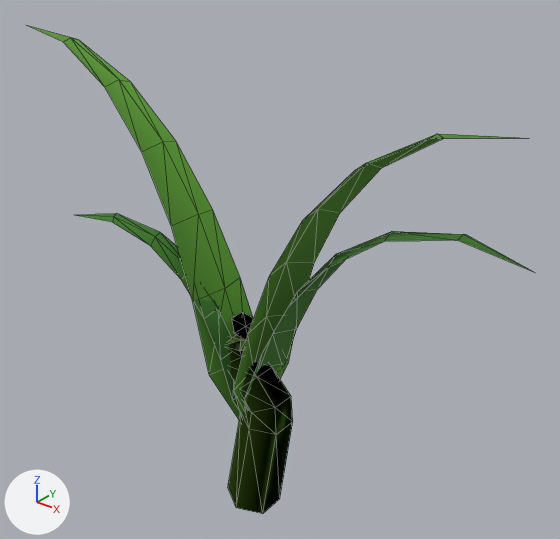
Before and after pictures for a commit that changed the OBJ model Assets/Resources/Models/Crops/Corn_1.obj.
One viewpoint serves both versions: a camera (50 mm lens) standing at (0.188, -0.215, 0.216) and looking at (0.003, 0.016, 0.073). Arrows for +X, +Y and +Z are at lower left; the lights stay in place. The older version comes first. Mesh edges are drawn as thin lines. Where no turn or scale is listed for an object, it has been applied to the vertices. Vertices at exactly the same position are counted once.

Objects in the first picture: 'Corn_1'.
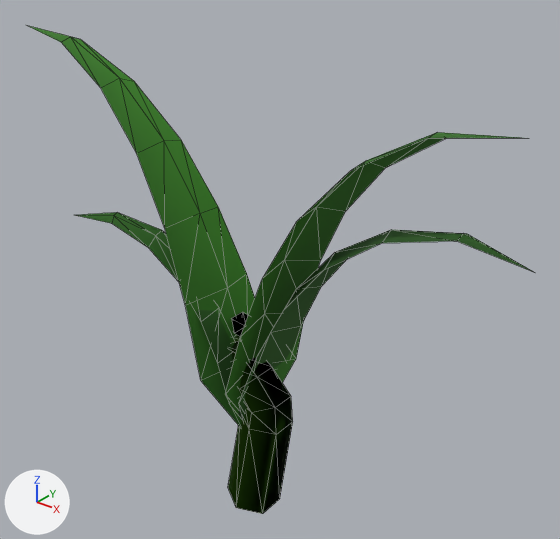
Boxes [x1, y1, x2, y2] around the edits, measured in the pictures (560 x 539 px; the box of a moved part takes in the faces that stretch with it):
'Corn_1', recoloured, reshaped: [29, 26, 533, 514] in both
part 1 of me_corn_1, moved or reshaped: before [32, 27, 529, 421]; after [32, 27, 529, 428]

Patch to the scene script:
```diff
--- a/Assets/Resources/Models/Crops/Corn_1.obj.py
+++ b/Assets/Resources/Models/Crops/Corn_1.obj.py
@@ mat_stalk @@
 mat_stalk = principled_material('stalk')
-mat_stalk.base_color = (0.16, 0.349, 0.0385)  # green #6f9f37
+mat_stalk.base_color = (0.0658, 0.216, 0.0143)  # green #498020
 mat_stalk.roughness = 0.859
@@ mat_leaf_dark @@
 mat_leaf_dark = principled_material('leaf_dark')
-mat_leaf_dark.base_color = (0.0461, 0.198, 0.0189)  # dark green #3d7b25
+mat_leaf_dark.base_color = (0.017, 0.106, 0.00552)  # dark green #235c11
 mat_leaf_dark.roughness = 0.859
@@ mat_leaf @@
 mat_leaf = principled_material('leaf')
-mat_leaf.base_color = (0.101, 0.33, 0.0278)  # green #599b2e
+mat_leaf.base_color = (0.0329, 0.198, 0.0097)  # dark green #337b19
 mat_leaf.roughness = 0.859
@@ me_corn_1 @@
 # used by ob_corn_1; location = (0.0, 0.0, 0.0)
-me_corn_1.from_pydata(...)  # 131 vertices, 182 faces; spans x -0.134..0.114, y -0.029..0.017, z -0.042..0.162
+me_corn_1.from_pydata(...)  # 131 vertices, 182 faces; spans x -0.134..0.114, y -0.029..0.022, z -0.042..0.162
+# me_corn_1 part 1: 70 of 131 vertices moved; they spanned x -0.102..0.089, y -0.02..0.017, z 0.0..0.158 and now span x -0.102..0.089, y -0.022..0.022, z 0.0..0.158; mean shift (0.0, 0.0, 0.0); largest move (-0.009, -0.017, 0.032) -> (-0.009, -0.022, 0.032)
 me_corn_1.materials.append(mat_stalk)
```
